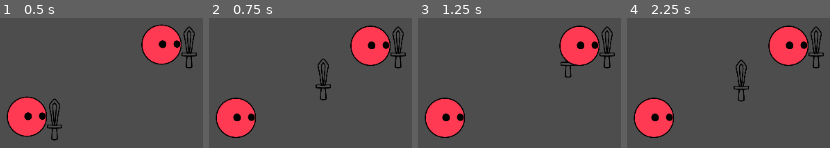
Above: before the commit, frames 1-4 (left to right).
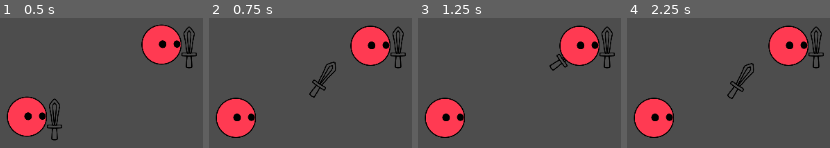
Above: after the commit, the same moments.

Repository: HoneyPony/impish-descent-future
Game: Godot game, scene res://Game.tscn
Two runs of this game, one before a commit and one after it. Both use one fixed random seed, a clock stepped at 60 frames per second and the inputs below.
Inputs:
- Up to frame 1 (0.5 s): no input
- Up to frame 2 (0.75 s): tap Enter at 0.5 s; hold D (player_right) from 0.53 s (still down)
- Up to frame 3 (1.25 s): keep holding D (player_right)
- Up to frame 4 (2.25 s): release D (player_right) at 1.28 s; hold D (player_right) from 2.03 s (still down)

Frame 1 is identical in both runs. In frame 2, 1.1% of the frame differs, in the area x 49-63%, y 31-64%; in frame 3, 0.4%; in frame 4, 1.1%.

Commit message:
IMplement melee attack

Diff:
--- a/players/player.gd
+++ b/players/player.gd
@@ -36,11 +36,12 @@
 	if state == State.MELEE_ATTACK:
 		state_timer += delta
 		var to_t = parabola_one(state_timer)
-		print(lerp_angle(0.0, melee_attack_target_rot, to_t))
-		item.rotation = lerp_angle(0.0, melee_attack_target_rot, to_t)
-		print(item.rotation)
-		item.global_position = lerp(item_rest.global_position, melee_attack_target_pos, to_t)
-		print(item.rotation)
+		# To update both rotation and angle while sync_to_physics is on, we have to do it in
+		# one step.
+		var new_tform = Transform2D.IDENTITY
+		new_tform = new_tform.rotated(lerp_angle(0.0, melee_attack_target_rot + TAU * 0.25, to_t))
+		new_tform.origin = lerp(item_rest.global_position, melee_attack_target_pos, to_t)
+		item.global_transform = new_tform
 
 		if state_timer >= 1.0:
 			item.global_transform = item_rest.global_transform
